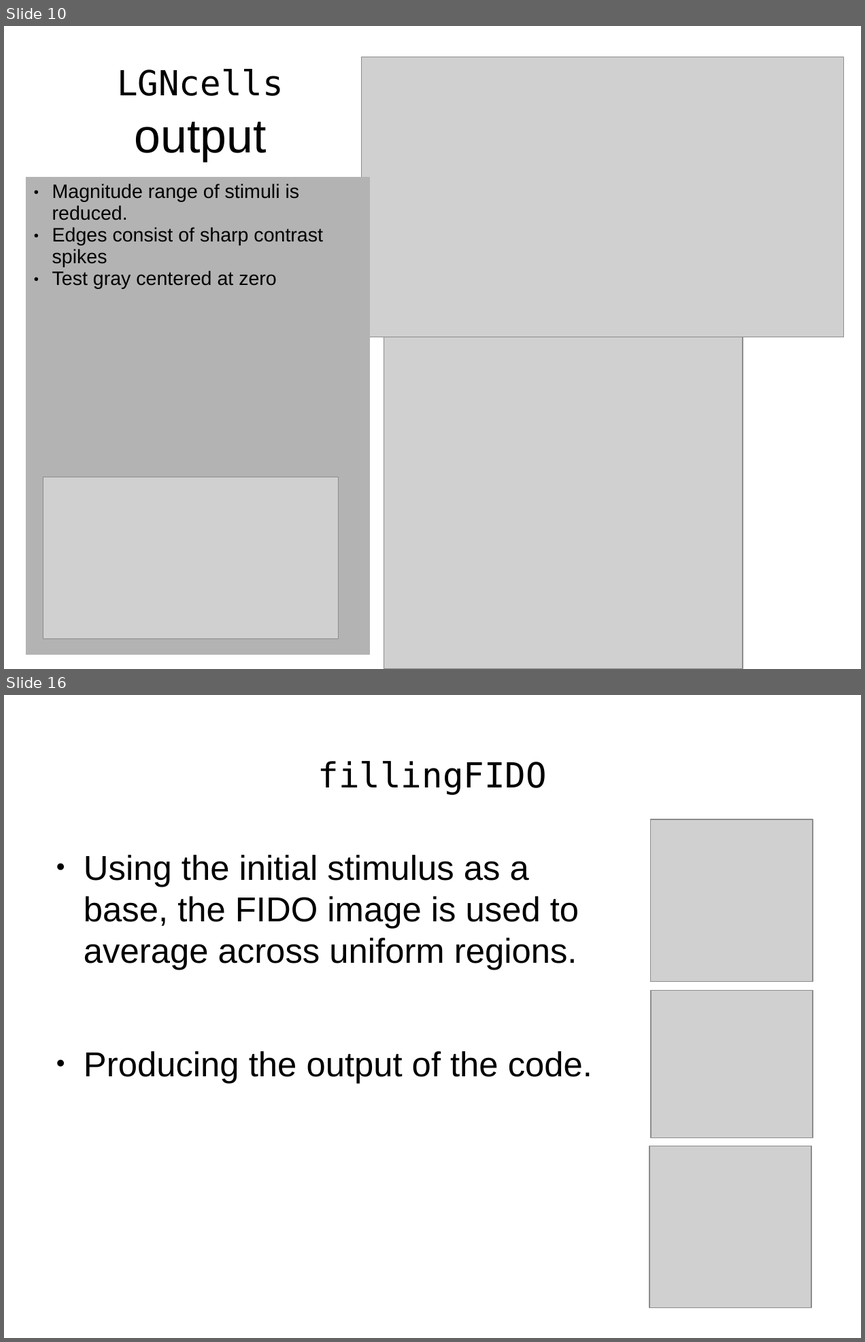
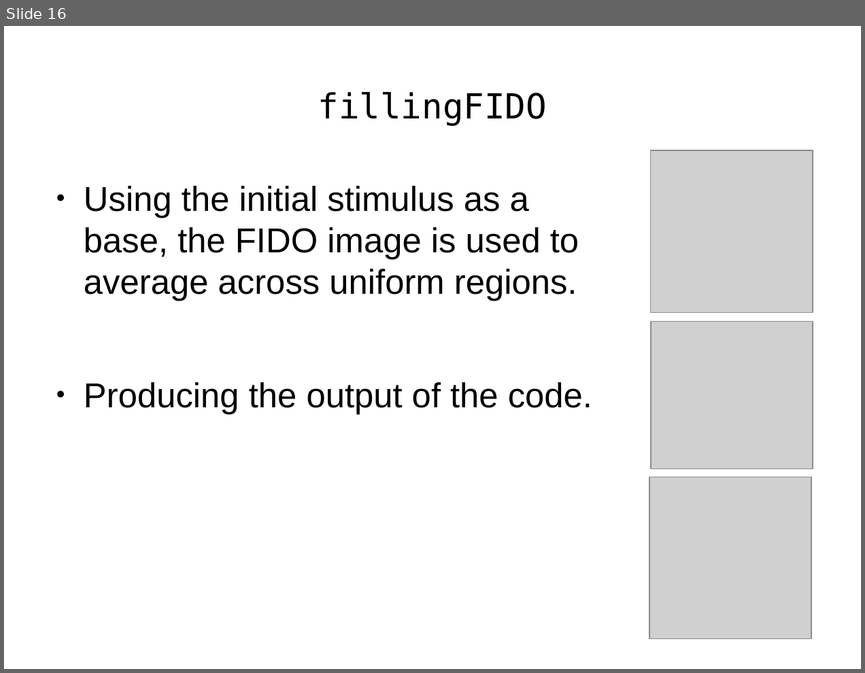
Before and after one commit to TUBvision/contAdapt_francis, a slide deck: Presentation_of_Model.odp. Shown one above the other, each under a label of ours: slides 10 and 16 before the commit, slide 16 after it; the slides between them are not shown. The pictures are 865x1342 and 865x673 pixels, drawn with LibreOffice and Linux fonts; fonts in the diff are those of the drawing; grey boxes stand for pictures. Boxes give left, top, right and bottom in pixels: in the first picture for what was removed or moved away, otherwise in the second. Text is boxed around its words. In the diff, an @@ line names an element or a change of style, - is before the commit and + after.

Commit message:
Change 2D views in slide show to Crosses Stimuli

```diff
--- a/Presentation_of_Model.odp
+++ b/Presentation_of_Model.odp
@@ slide 10 removed at (4, 26, 861, 669), background #FFFFFF @@
@@ picture removed at (362, 57, 844, 337) @@
@@ title removed at (117, 69, 283, 161) @@
-LGNcells output
@@ table removed at (26, 177, 369, 654), 1 rows, 1 columns @@
-Magnitude range of stimuli is reduced. / Edges consist of sharp contrast spikes / Test gray centered at zero
@@ picture removed at (384, 325, 742, 669) @@
@@ picture removed at (43, 477, 339, 639) @@
```
Also in this commit, not shown: 9 slides changed, 2 slides added.
